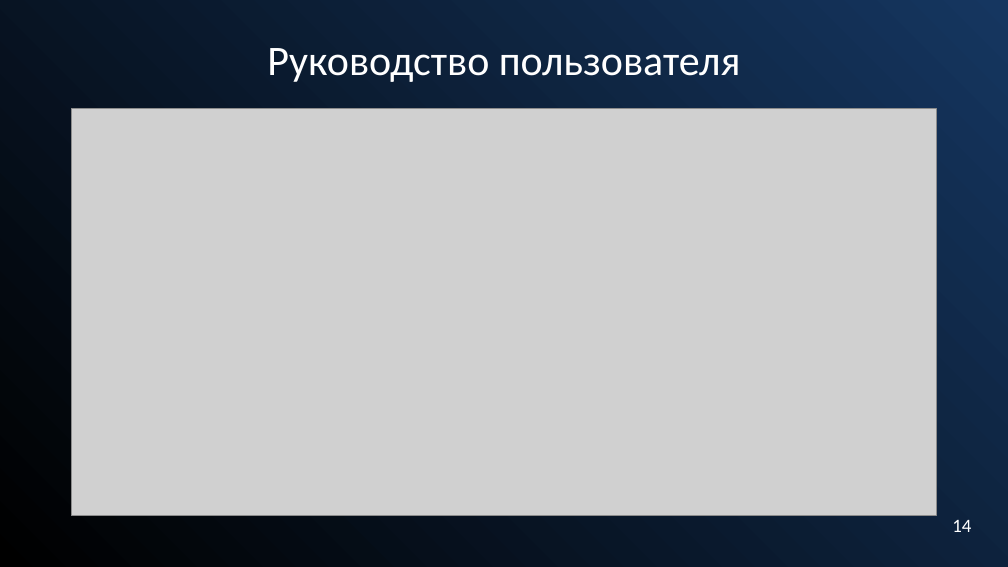
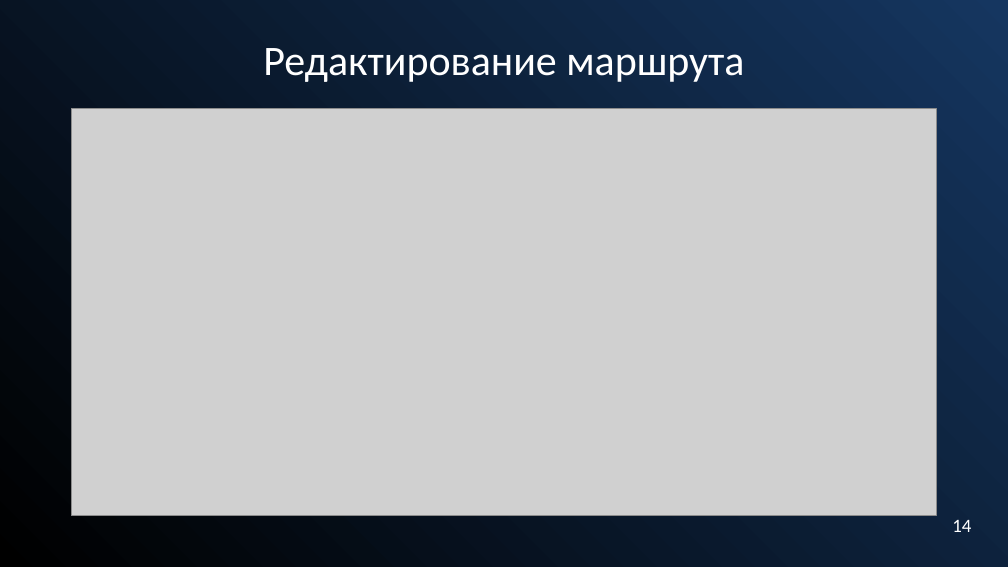
Before and after one commit to Alfamodik/AirCharter, a slide deck: slide 17 of Docs/ВКР/Презентация на защиту диплома.pptx. Drawn at 1008x567 pixels with LibreOffice and Linux fonts; fonts in the diff are those of the drawing; grey boxes stand for pictures. Boxes give left, top, right and bottom in pixels: in the first picture for what was removed or moved away, otherwise in the second. Text is boxed around its words. In the diff, an @@ line names an element or a change of style, - is before the commit and + after.

```diff
--- a/Docs/ВКР/Презентация на защиту диплома.pptx
+++ b/Docs/ВКР/Презентация на защиту диплома.pptx
@@ subtitle at bbox=[263, 48, 744, 82]: text changed @@
-Руководство пользователя
+Редактирование маршрута
```
Also in this commit, not shown: 13 other slides changed, 3 slides added, 5 slides removed, 2 other files.
